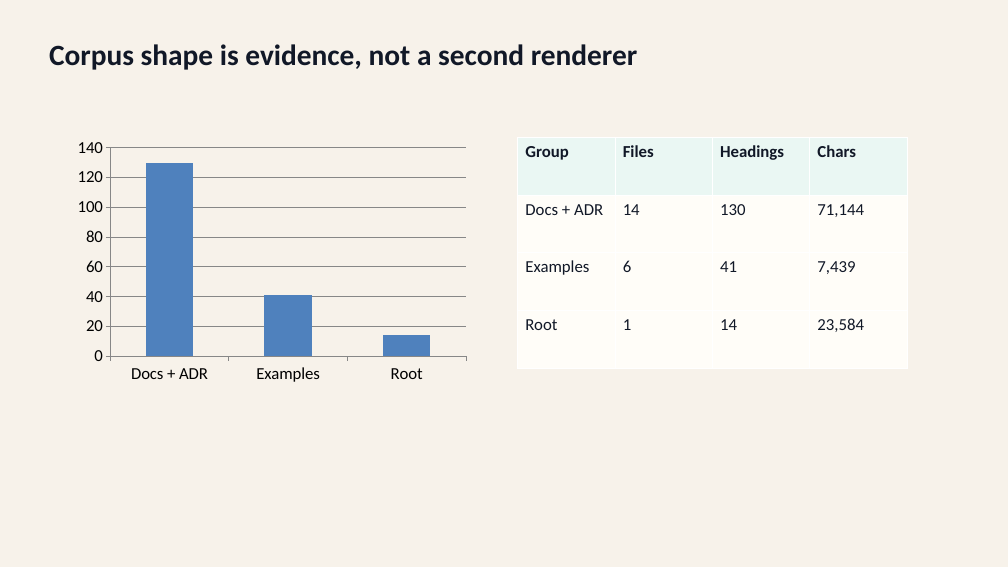
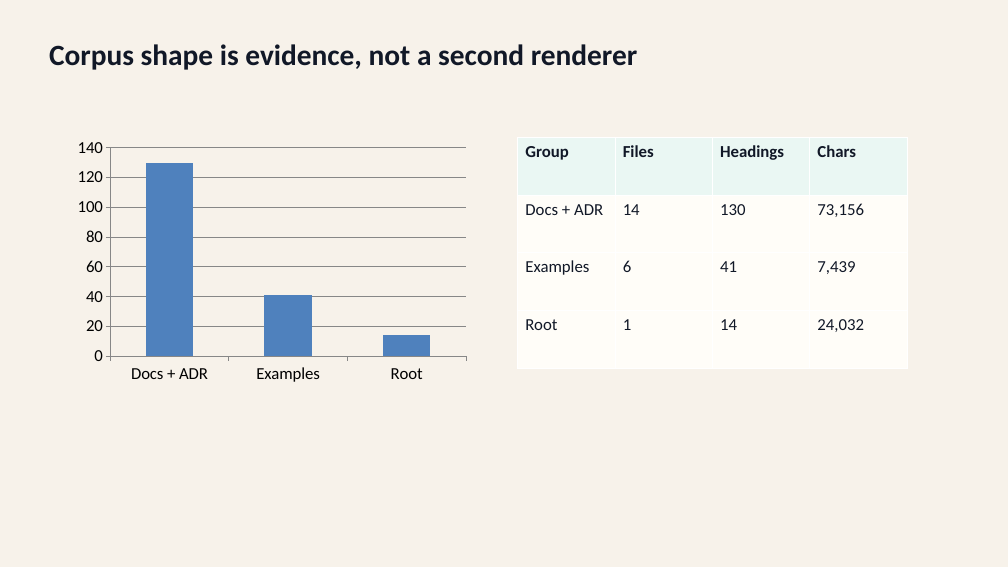
Before and after one commit to ch040602/mdpr-skill, a slide deck: slide 8 of artifacts/mdpr-vs-skill/mdpr-skill-from-actual-md-run.pptx. Drawn at 1008x567 pixels with LibreOffice and Linux fonts; fonts in the diff are those of the drawing. Boxes give left, top, right and bottom in pixels: in the first picture for what was removed or moved away, otherwise in the second. Text is boxed around its words. In the diff, an @@ line names an element or a change of style, - is before the commit and + after.

```diff
--- a/artifacts/mdpr-vs-skill/mdpr-skill-from-actual-md-run.pptx
+++ b/artifacts/mdpr-vs-skill/mdpr-skill-from-actual-md-run.pptx
@@ table at (518,138,908,368) @@
-row 2, column 4: 71,144
+row 2, column 4: 73,156
-row 4, column 4: 23,584
+row 4, column 4: 24,032
```
Also in this commit, not shown: 2 other slides changed, 11 other files.
